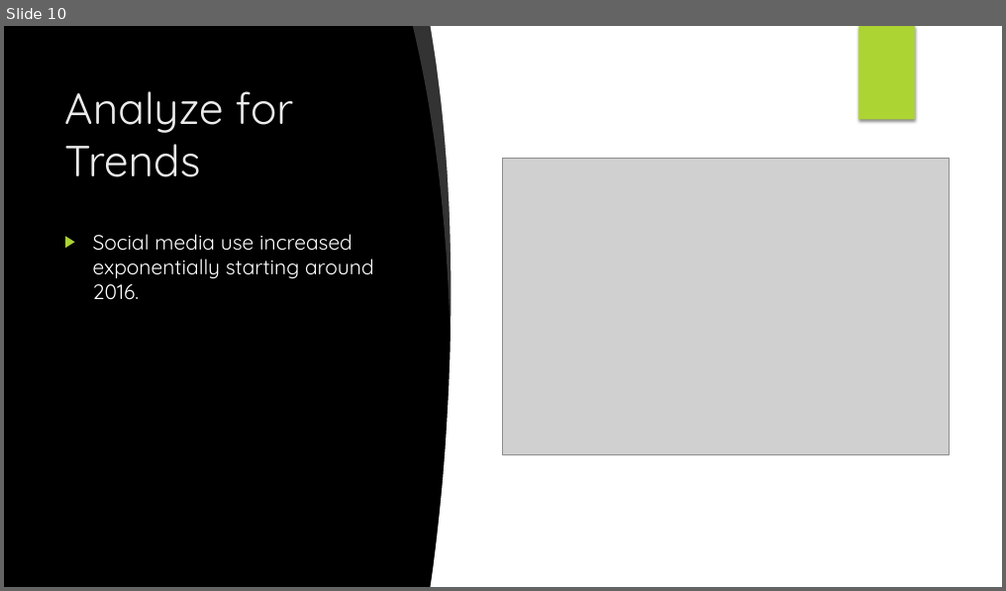
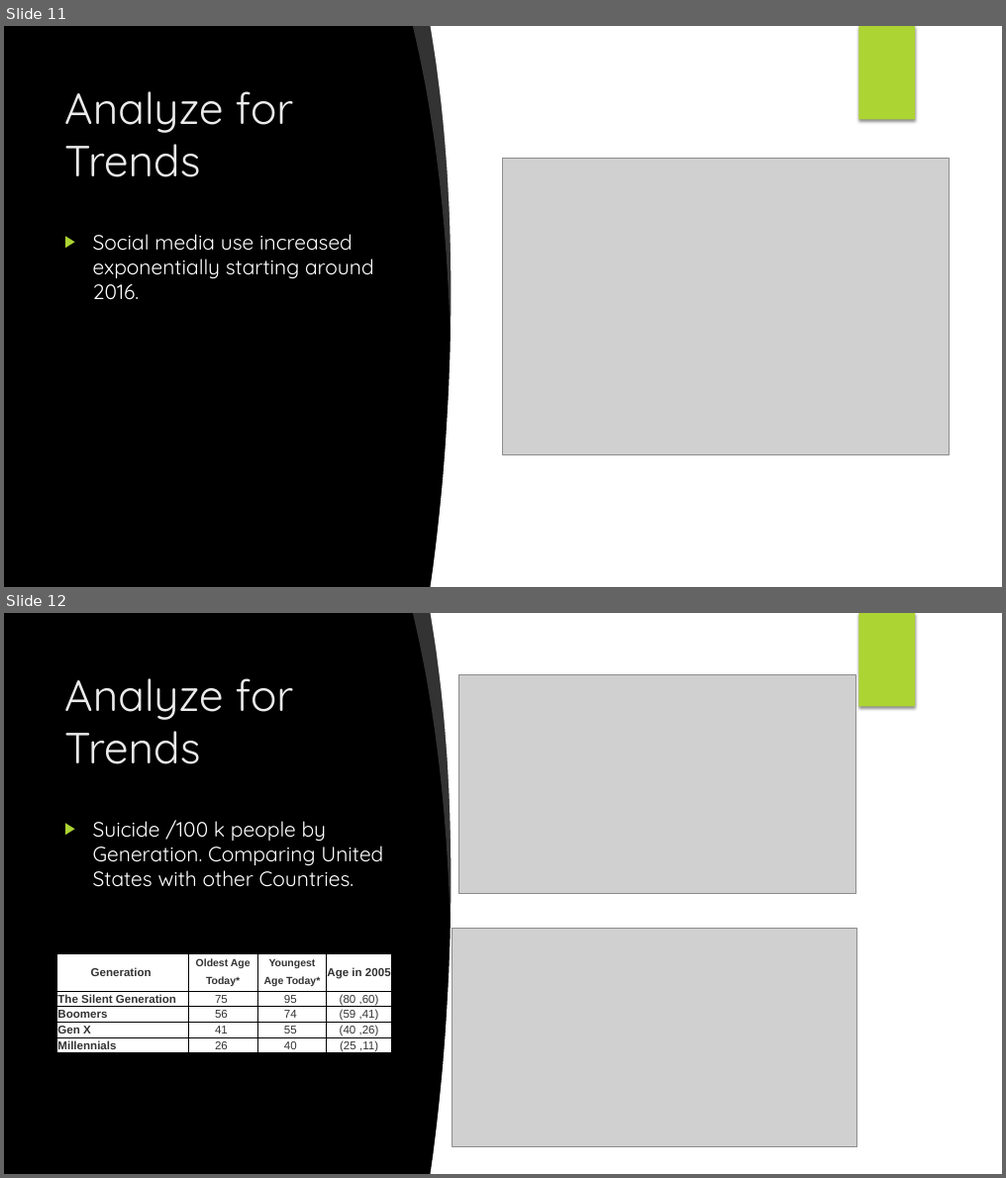
Before and after one commit to ludmilagd/SocialMediaUsageImpact, a slide deck: SocialMediaSuicideRate.pptx. Shown one above the other, each under a label of ours: slide 10 before the commit, slides 11 and 12 after it. The pictures are 1006x591 and 1006x1178 pixels, drawn with LibreOffice and Linux fonts; fonts in the diff are those of the drawing; grey boxes stand for pictures; background and template pictures are left out. Boxes give left, top, right and bottom in pixels: in the first picture for what was removed or moved away, otherwise in the second. Text is boxed around its words. In the diff, an @@ line names an element or a change of style, - is before the commit and + after.

```diff
--- a/SocialMediaSuicideRate.pptx
+++ b/SocialMediaSuicideRate.pptx
@@ slide 12 added at [4, 613, 1002, 1174], background picture (left out); not listed: 1 template element that a slide beside it also shows @@
@@ freeform shape added at [413, 613, 458, 917], fill #FFFFFF at 20% opacity @@
@@ freeform shape added at [431, 613, 541, 1174], fill #FFFFFF @@
@@ rectangle added at [503, 613, 1002, 1174], fill #FFFFFF @@
@@ rectangle added at [859, 613, 915, 707], fill #ACD433 @@
@@ title added at [64, 678, 294, 764], 42 pt, text #EBEBEB @@
+Analyze for Trends
@@ picture added at [458, 674, 855, 894] @@
@@ text added at [93, 820, 383, 887], 20 pt, text #FFFFFF @@
+▶ Suicide /100 k people by Generation. Comparing United States with other Countries.
@@ picture added at [452, 928, 857, 1147] @@
@@ table added at [57, 954, 392, 1057], 6 rows, 4 columns @@
+Generation | Oldest Age | Youngest | Age in 2005
+ | Today* | Age Today* | 
+The Silent Generation | 75 | 95 | (80 ,60)
+Boomers | 56 | 74 | (59 ,41)
+Gen X | 41 | 55 | (40 ,26)
+Millennials | 26 | 40 | (25 ,11)
@@ what was slide 10 is now slide 11 @@
```
Also in this commit, not shown: 3 slides changed, 4 other slides added, 1 other file.
